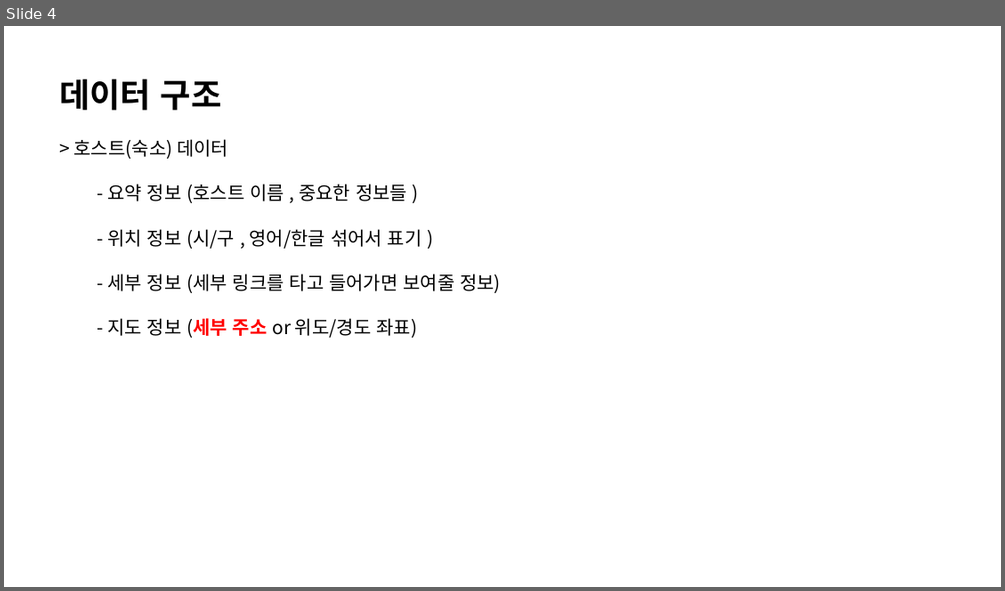
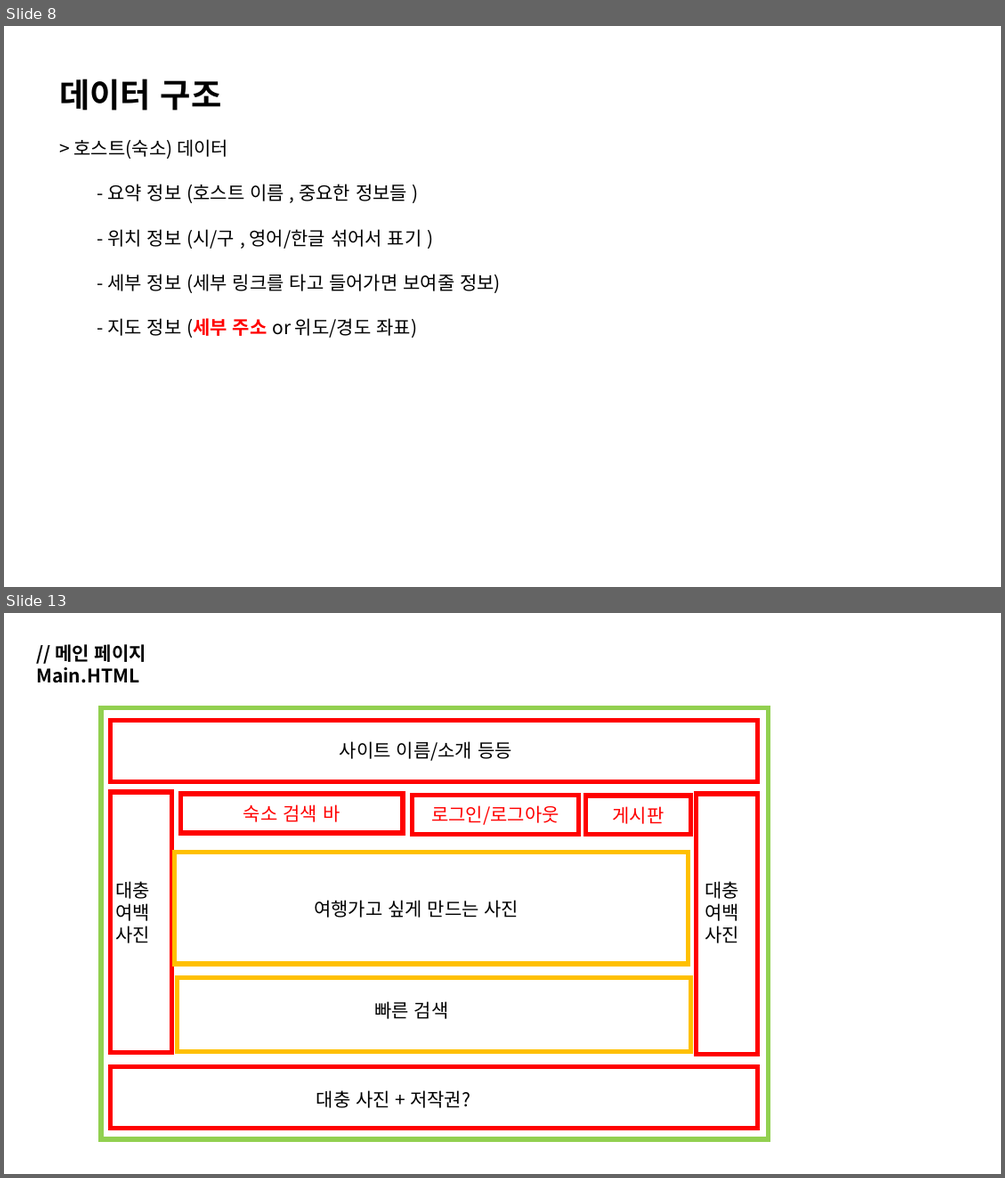
Before and after one commit to bomiiisong/Airbnb, a slide deck: 웹사이트.pptx. Shown one above the other, each under a label of ours: slide 4 before the commit, slides 8 and 13 after it; the slides between them are not shown. The pictures are 1005x591 and 1005x1178 pixels, drawn with LibreOffice and Linux fonts; fonts in the diff are those of the drawing. Boxes give left, top, right and bottom in pixels: in the first picture for what was removed or moved away, otherwise in the second. Text is boxed around its words. In the diff, an @@ line names an element or a change of style, - is before the commit and + after.

```diff
--- a/웹사이트.pptx
+++ b/웹사이트.pptx
@@ slide 13 added at (4,613,1001,1174), background #FFFFFF @@
@@ text added at (36,644,146,683), 18 pt, text #000000, bold @@
+// 메인 페이지
+Main.HTML
@@ rectangle added at (101,708,769,1140), outline #92D050 4.5 pt @@
@@ rectangle added at (110,720,758,781), outline #FF0000 4.5 pt @@
@@ text added at (340,741,512,761), 18 pt, text #000000 @@
+사이트 이름/소개 등등
@@ rectangle added at (110,792,171,1052), outline #FF0000 4.5 pt @@
@@ rectangle added at (180,794,403,833), outline #FF0000 4.5 pt, 18 pt, text #FF0000 @@
+숙소 검색 바
@@ rectangle added at (413,795,579,834), outline #FF0000 4.5 pt, 18 pt, text #FF0000 @@
+로그인/로그아웃
@@ rectangle added at (586,795,691,835), outline #FF0000 4.5 pt, 18 pt, text #FF0000 @@
+게시판
@@ rectangle added at (696,794,757,1054), outline #FF0000 4.5 pt @@
@@ rectangle added at (175,852,688,964), outline #FFC000 4.5 pt @@
@@ text added at (115,881,150,943), 18 pt, text #000000 @@
+대충 여백
+사진
@@ text added at (314,900,519,917), 18 pt, text #000000 @@
+여행가고 싶게 만드는 사진
@@ text added at (705,881,740,943), 18 pt, text #000000 @@
+대충 여백
+사진
@@ rectangle added at (177,978,690,1052), outline #FFC000 4.5 pt @@
@@ text added at (374,1001,449,1019), 18 pt, text #000000 @@
+빠른 검색
@@ rectangle added at (110,1067,758,1128), outline #FF0000 4.5 pt @@
@@ text added at (316,1090,470,1108), 18 pt, text #000000 @@
+대충 사진 + 저작권?
@@ what was slide 4 is now slide 8 @@
```
Also in this commit, not shown: 2 slides changed, 12 other slides added, 29 other files.
